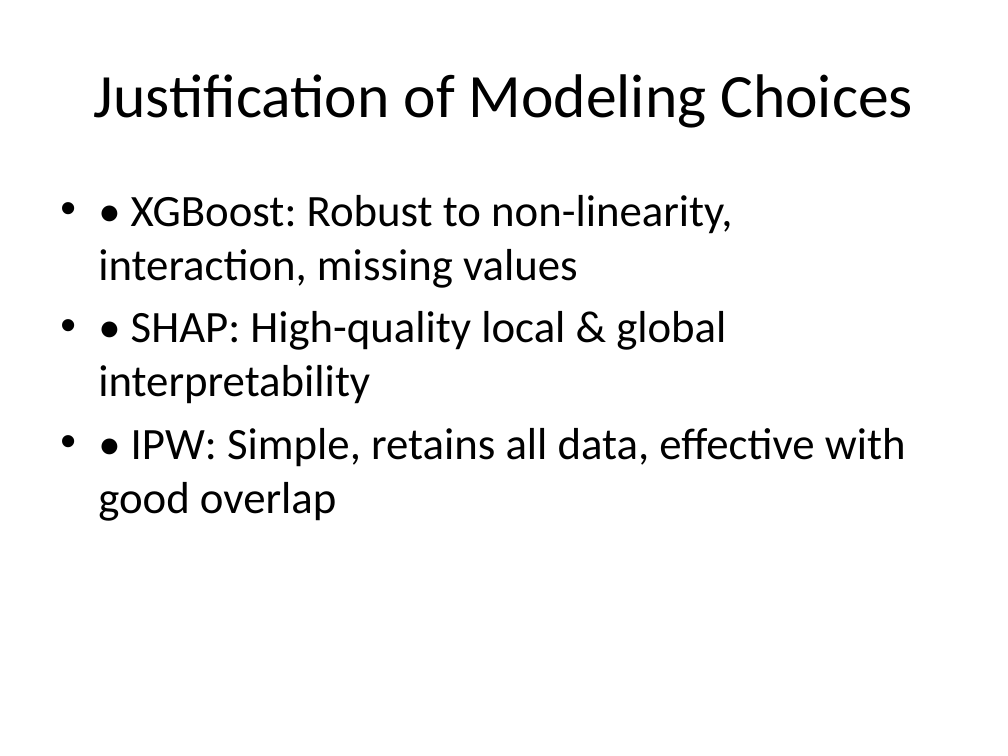
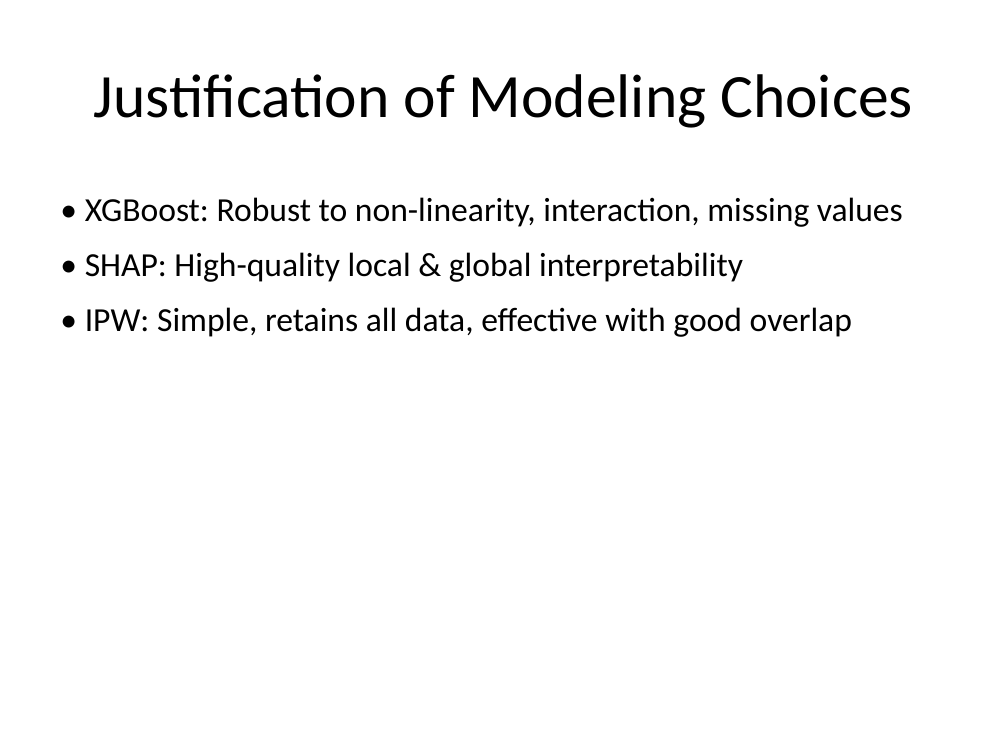
Before and after one commit to yotamdery/causal-inference-clinical-trial, a slide deck: slide 9 of presentation_deck.pptx. Drawn at 1008x756 pixels with LibreOffice and Linux fonts; fonts in the diff are those of the drawing. Boxes give left, top, right and bottom in pixels: in the first picture for what was removed or moved away, otherwise in the second. Text is boxed around its words. In the diff, an @@ line names an element or a change of style, - is before the commit and + after.

```diff
--- a/presentation_deck.pptx
+++ b/presentation_deck.pptx
@@ text "• XGBoost: Robust to non-linearity, ..." at (85,197,903,337): size 32 to 24 pt; bullet • to none; line spacing 1 to 1.15; less space between paragraphs @@
```
Also in this commit, not shown: 10 other slides changed, 3 other files.
